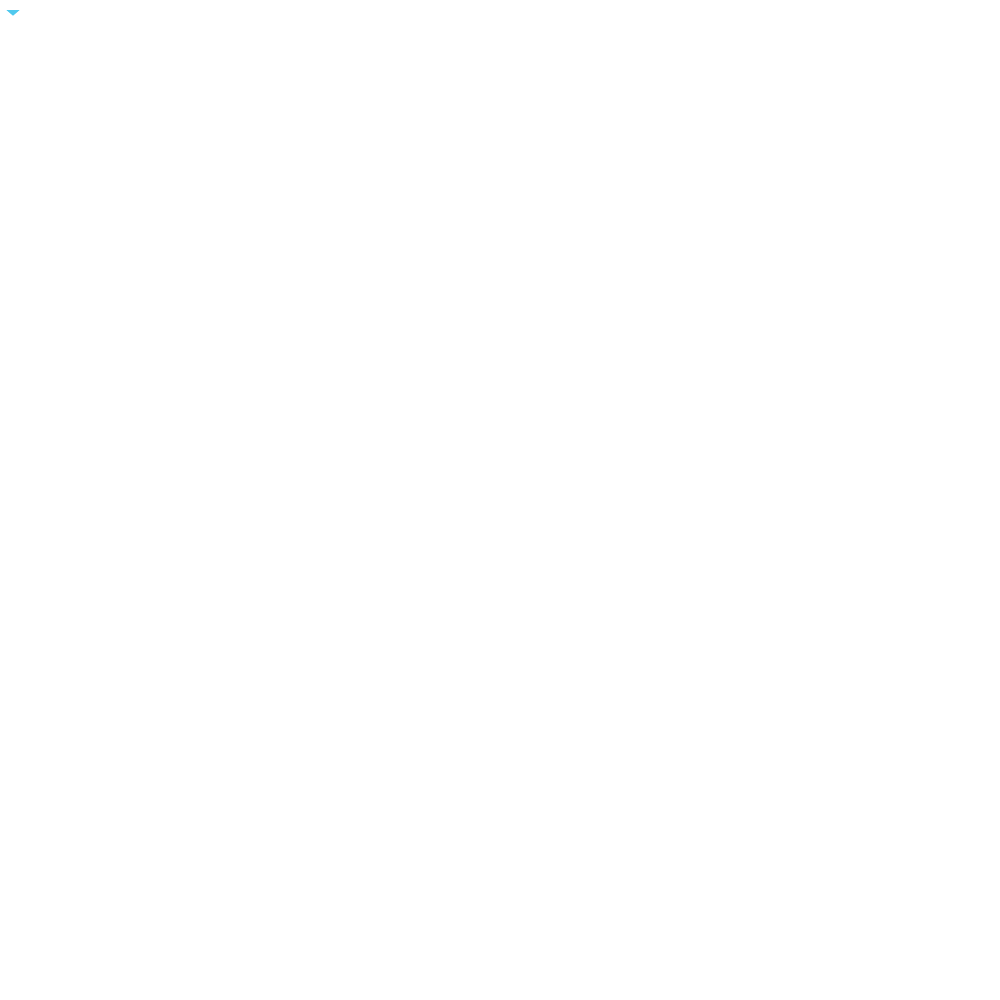
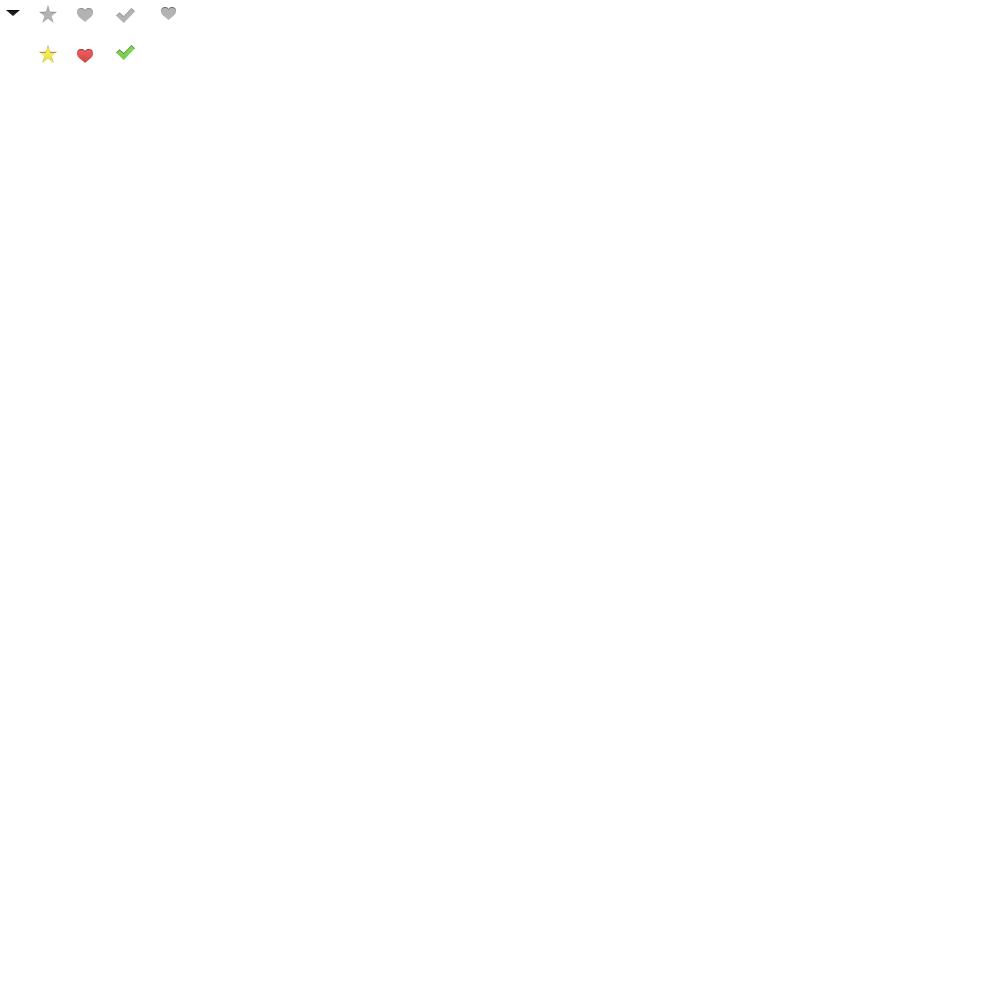
Layers edited between the first and the second (1000, 1000) image:
added group "Like Want Try" with 8 layers above "Badge Chevron Down" over (39, 5, 176, 63)
added group "active" with 3 layers in group "Like Want Try" over (39, 45, 135, 63)
added layer "Shape 5 copy 23" (1st of 2, in "Like Want Try" › "active") in group "active" over (116, 45, 135, 60)
added layer "Shape 5 copy 29" (1st of 2, in "Like Want Try" › "active") in group "active" over (77, 49, 93, 63)
added layer "Shape 5 copy 25" (1st of 2, in "Like Want Try" › "active") in group "active" over (39, 45, 57, 63)
added layer "Shape 5 copy 23" (2nd of 2, in "Like Want Try") in group "Like Want Try" over (116, 8, 135, 23)
added layer "Shape 5 copy 29" (2nd of 2, in "Like Want Try") in group "Like Want Try" over (77, 8, 93, 22)
added layer "Shape 5 copy 25" (2nd of 2, in "Like Want Try") in group "Like Want Try" over (39, 5, 57, 23)
added layer "Like Count Heart" in group "Like Want Try" over (161, 7, 176, 20)
